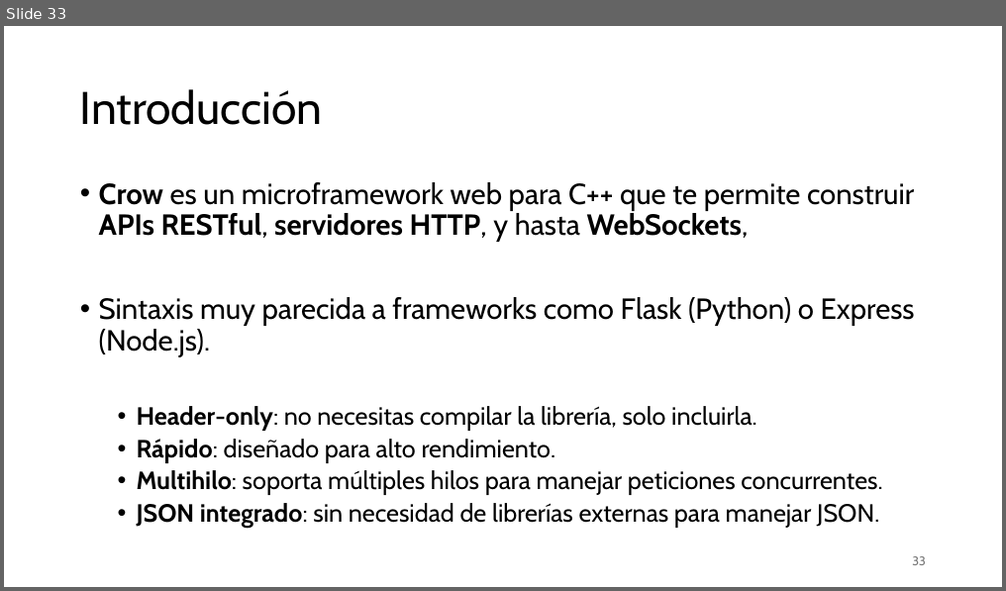
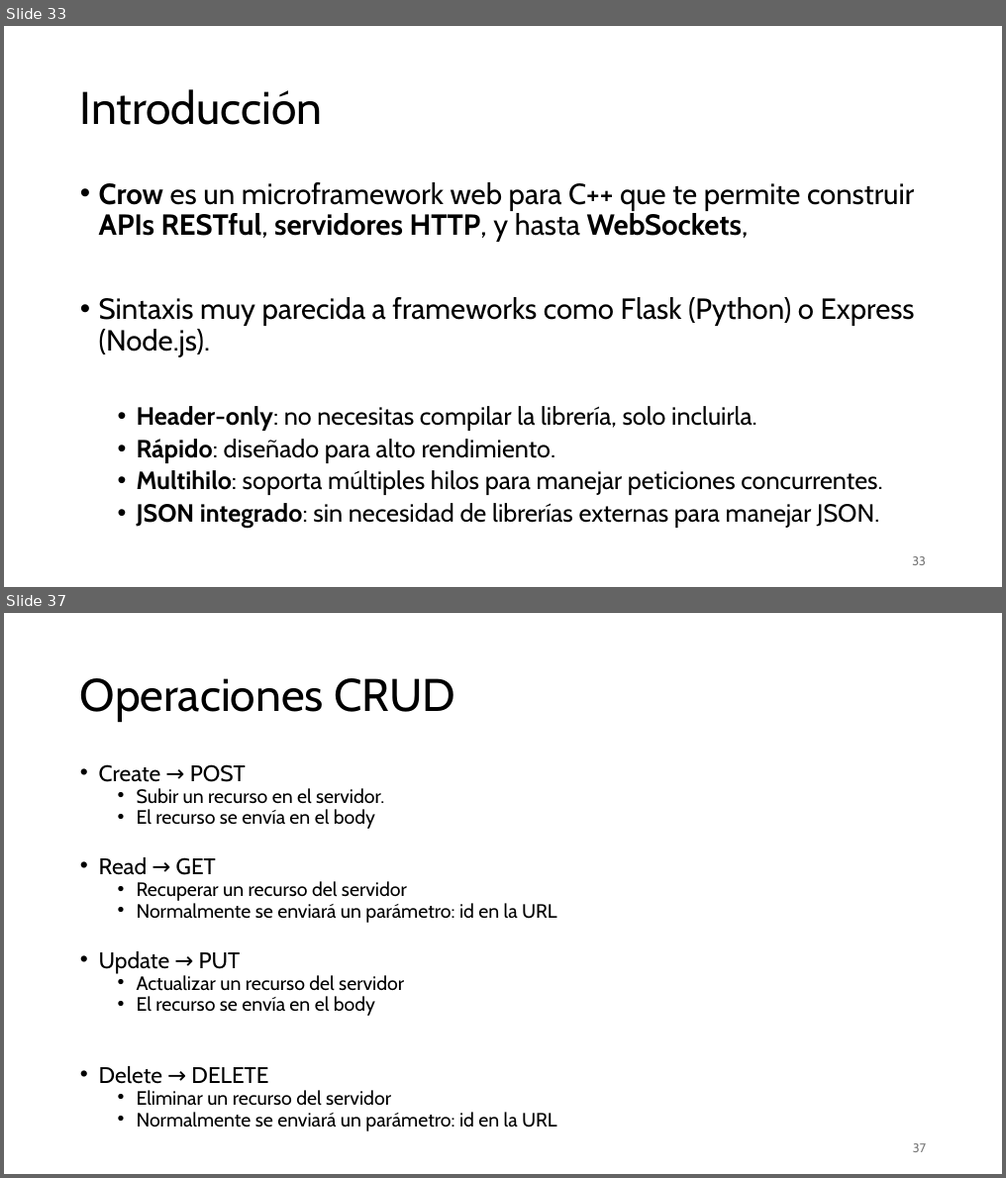
Before and after one commit to aldebarran22/CURSO_CPP_SERVICIOS_30H, a slide deck: doc/2_Creacion_API_RESTfull_C++.pptx. Shown one above the other, each under a label of ours: slide 33 before the commit, slides 33 and 37 after it; the slides between them are not shown. The pictures are 1006x591 and 1006x1178 pixels, drawn with LibreOffice and Linux fonts; fonts in the diff are those of the drawing. Boxes give left, top, right and bottom in pixels: in the first picture for what was removed or moved away, otherwise in the second. Text is boxed around its words. In the diff, an @@ line names an element or a change of style, - is before the commit and + after.

```diff
--- a/doc/2_Creacion_API_RESTfull_C++.pptx
+++ b/doc/2_Creacion_API_RESTfull_C++.pptx
@@ slide 37 added at (4, 613, 1002, 1174), background #FFFFFF @@
@@ title added at (80, 678, 455, 722), 44 pt, text #000000 @@
+Operaciones CRUD
@@ text added at (99, 764, 557, 1132), 18.6 pt, text #000000 @@
+• Create → POST
+  • Subir un recurso en el servidor.
+  • El recurso se envía en el body
+• Read → GET
+  • Recuperar un recurso del servidor
+  • Normalmente se enviará un parámetro: id en la URL
+• Update → PUT
+  • Actualizar un recurso del servidor
+  • El recurso se envía en el body
+• Delete → DELETE
+  • Eliminar un recurso del servidor
+  • Normalmente se enviará un parámetro: id en la URL
@@ page number added at (913, 1144, 926, 1153), 12 pt, text #797979 @@
+37
```
Also in this commit, not shown: 6 slides changed, 15 other slides added, 10 other files.
